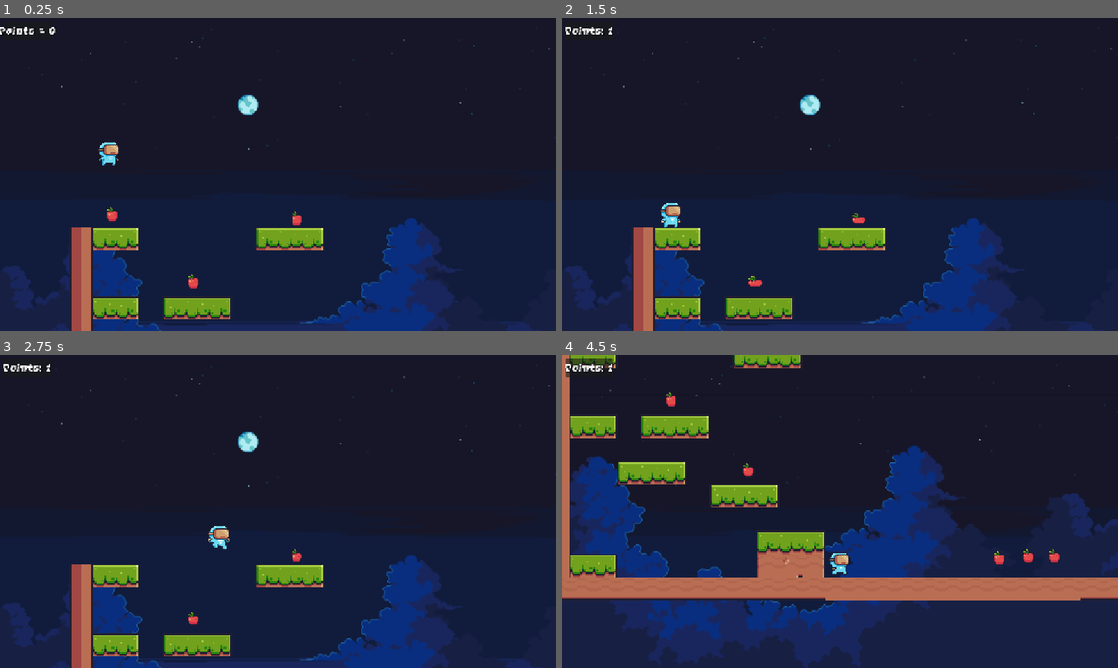
Above: before the commit, frames 1-4 (two rows, left to right).
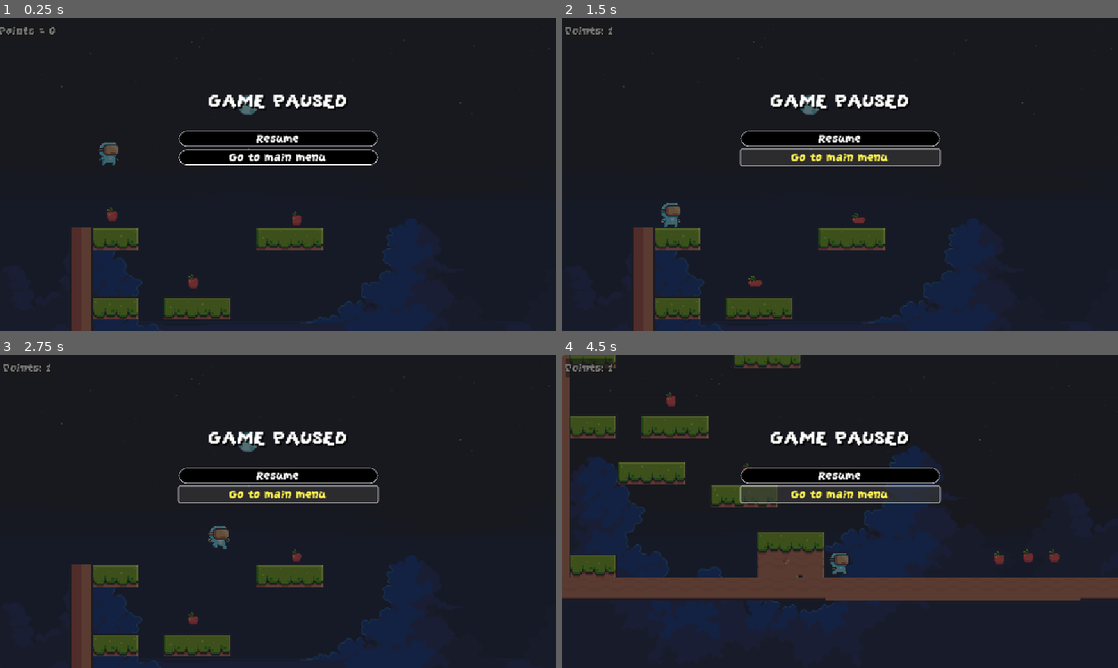
Above: after the commit, the same moments.

Repository: qujimin/Year12GamePulseRush
Game: Godot game, scene res://level_1/level_1.tscn
Two runs of this game, one before a commit and one after it. Both use one fixed random seed, a clock stepped at 60 frames per second and the inputs below. This scene is started directly instead of the project's main scene.
Inputs (mouse positions are in pixels of both pictures, inside the frame that each line leads up to):
- Up to frame 1 (0.25 s): no input
- Up to frame 2 (1.5 s): click (840, 136) at 0.5 s, where only the run after the commit has a clickable "Resume"; click (840, 155) at 1.25 s, where only the run after the commit has a clickable "Go to main menu"
- Up to frame 3 (2.75 s): hold D (right) from 2.03 s (still down); tap W (jump) at 2.1, 2.27, 2.57 s
- Up to frame 4 (4.5 s): tap Shift (dash) at 2.85 s; tap W (jump) at 3.02, 3.05, 3.32, 3.8 s; release D (right) at 3.53 s; hold A (left) 3.53-4.28 s; hold E (latch) 3.53-4.28 s; hold D (right) from 4.28 s (still down); tap R (roll) at 4.35 s

The runs differ from the first frame. In frame 1, 19% of the frame differs, in the area x 0-100%, y 2-100%; in frame 2, 18%; in frame 3, 18%; in frame 4, 52%, in the area x 0-100%, y 0-100%.

Commit message:
level_1_v10.4

Diff:
--- a/characters/main_character.tscn
+++ b/characters/main_character.tscn
@@ -343,7 +343,7 @@
 [node name="PlayerSprite" type="AnimatedSprite2D" parent="."]
 texture_filter = 1
 sprite_frames = SubResource("SpriteFrames_uvl38")
-animation = &"idle"
+animation = &"jump"
 autoplay = "idle"
 
 [node name="PlayerCollider" type="CollisionShape2D" parent="."]
--- a/level_1/level_1.tscn
+++ b/level_1/level_1.tscn
@@ -7,6 +7,7 @@
 [ext_resource type="Script" uid="uid://djwblistbsi8e" path="res://level_1/game_manager.gd" id="5_3ockh"]
 [ext_resource type="PackedScene" uid="uid://bwmmjl6dp7auo" path="res://level_1/finish.tscn" id="6_u1mx0"]
 [ext_resource type="FontFile" uid="uid://dq5tf0bkavhnn" path="res://menu_scene/fonts/GrapeSoda.ttf" id="7_kwhby"]
+[ext_resource type="Script" uid="uid://v5m74ltmqb43" path="res://level_1/pause.gd" id="8_6qdp0"]
 [ext_resource type="Texture2D" uid="uid://dqsudwj7fenyj" path="res://backgrounds/free-sky-with-clouds-background-pixel-art-set/Clouds/Clouds 3/1.png" id="8_rqqjs"]
 [ext_resource type="Texture2D" uid="uid://dee4k8xg5bqm5" path="res://backgrounds/free-sky-with-clouds-background-pixel-art-set/Clouds/Clouds 3/2.png" id="9_6qdp0"]
 [ext_resource type="Texture2D" uid="uid://beml5akwebor8" path="res://backgrounds/free-sky-with-clouds-background-pixel-art-set/Clouds/Clouds 3/3.png" id="10_kc2v0"]
@@ -306,6 +307,30 @@
 physics_layer_0/collision_layer = 1
 sources/0 = SubResource("TileSetAtlasSource_ihfcg")
 
+[sub_resource type="StyleBoxFlat" id="StyleBoxFlat_kc2v0"]
+bg_color = Color(0, 0, 0, 1)
+border_width_left = 3
+border_width_top = 3
+border_width_right = 3
+border_width_bottom = 3
+border_color = Color(1, 1, 1, 1)
+corner_detail = 20
+shadow_size = 5
+
+[sub_resource type="StyleBoxFlat" id="StyleBoxFlat_r8kyd"]
+bg_color = Color(0, 0, 0, 1)
+border_width_left = 1
+border_width_top = 1
+border_width_right = 1
+border_width_bottom = 1
+border_color = Color(1, 1, 1, 1)
+corner_radius_top_left = 16
+corner_radius_top_right = 16
+corner_radius_bottom_right = 16
+corner_radius_bottom_left = 16
+corner_detail = 20
+shadow_offset = Vector2(5, 3.4)
+
 [node name="Node" type="Node"]
 
 [node name="GameManager" type="Node" parent="."]
@@ -377,15 +402,15 @@
 [node name="Finish" parent="SceneObjects" instance=ExtResource("6_u1mx0")]
 position = Vector2(1164, 421)
 
-[node name="CanvasLayer" type="CanvasLayer" parent="."]
-
-[node name="Panel" type="Panel" parent="CanvasLayer"]
+[node name="UI" type="CanvasLayer" parent="."]
+
+[node name="Panel" type="Panel" parent="UI"]
 offset_left = 7.0
 offset_top = 6.0
 offset_right = 105.0
 offset_bottom = 46.0
 
-[node name="PointsLabel" type="Label" parent="CanvasLayer/Panel"]
+[node name="PointsLabel" type="Label" parent="UI/Panel"]
 unique_name_in_owner = true
 texture_filter = 1
 layout_mode = 1
@@ -401,6 +426,71 @@
 horizontal_alignment = 1
 vertical_alignment = 1
 
+[node name="Pause" type="Node" parent="UI"]
+script = ExtResource("8_6qdp0")
+
+[node name="PausePanel" type="Panel" parent="UI/Pause"]
+anchors_preset = 15
+anchor_right = 1.0
+anchor_bottom = 1.0
+grow_horizontal = 2
+grow_vertical = 2
+
+[node name="Label" type="Label" parent="UI/Pause/PausePanel"]
+layout_mode = 1
+anchors_preset = 8
+anchor_left = 0.5
+anchor_top = 0.5
+anchor_right = 0.5
+anchor_bottom = 0.5
+offset_left = -144.0
+offset_top = -179.0
+offset_right = 144.0
+offset_bottom = -128.0
+grow_horizontal = 2
+grow_vertical = 2
+theme_override_colors/font_shadow_color = Color(0, 0, 0, 1)
+theme_override_constants/shadow_offset_x = 3
+theme_override_constants/shadow_offset_y = 3
+theme_override_fonts/font = ExtResource("7_kwhby")
+theme_override_font_sizes/font_size = 50
+text = "GAME PAUSED"
+
+[node name="VBoxContainer" type="VBoxContainer" parent="UI/Pause/PausePanel"]
+layout_mode = 1
+anchors_preset = 8
+anchor_left = 0.5
+anchor_top = 0.5
+anchor_right = 0.5
+anchor_bottom = 0.5
+offset_left = -206.0
+offset_top = -91.5
+offset_right = 206.0
+offset_bottom = 91.5
+grow_horizontal = 2
+grow_vertical = 2
+theme_override_constants/separation = 7
+
+[node name="Button" type="Button" parent="UI/Pause/PausePanel/VBoxContainer"]
+layout_mode = 2
+theme_override_colors/font_hover_color = Color(1, 0.956863, 0.309804, 1)
+theme_override_colors/font_color = Color(1, 1, 1, 1)
+theme_override_fonts/font = ExtResource("7_kwhby")
+theme_override_font_sizes/font_size = 30
+theme_override_styles/hover_mirrored = SubResource("StyleBoxFlat_kc2v0")
+theme_override_styles/normal = SubResource("StyleBoxFlat_r8kyd")
+text = "Resume"
+
+[node name="Button2" type="Button" parent="UI/Pause/PausePanel/VBoxContainer"]
+layout_mode = 2
+theme_override_colors/font_hover_color = Color(1, 0.956863, 0.309804, 1)
+theme_override_colors/font_color = Color(1, 1, 1, 1)
+theme_override_fonts/font = ExtResource("7_kwhby")
+theme_override_font_sizes/font_size = 30
+theme_override_styles/hover_mirrored = SubResource("StyleBoxFlat_kc2v0")
+theme_override_styles/normal = SubResource("StyleBoxFlat_r8kyd")
+text = "Go to main menu"
+
 [node name="ParallaxBackground" type="ParallaxBackground" parent="."]
 
 [node name="ParallaxLayer" type="ParallaxLayer" parent="ParallaxBackground"]
--- /dev/null
+++ b/level_1/pause.gd
@@ -0,0 +1,11 @@
+extends Node
+
+
+# Called when the node enters the scene tree for the first time.
+func _ready() -> void:
+	pass # Replace with function body.
+
+
+# Called every frame. 'delta' is the elapsed time since the previous frame.
+func _process(delta: float) -> void:
+	var esc_pressed = Input.is_action_just_pressed("pause")
--- a/project.godot
+++ b/project.godot
@@ -28,17 +28,19 @@
 left={
 "deadzone": 0.2,
 "events": [Object(InputEventKey,"resource_local_to_scene":false,"resource_name":"","device":-1,"window_id":0,"alt_press …(191 unchanged characters)…
+, Object(InputEventKey,"resource_local_to_scene":false,"resource_name":"","device":-1,"window_id":0,"alt_pressed":false,"shift_pressed":false,"ctrl_pressed":false,"meta_pressed":false,"pressed":false,"keycode":0,"physical_keycode":4194319,"key_label":0,"unicode":0,"location":0,"echo":false,"script":null)
 ]
 }
 right={
 "deadzone": 0.2,
 "events": [Object(InputEventKey,"resource_local_to_scene":false,"resource_name":"","device":-1,"window_id":0,"alt_press …(192 unchanged characters)…
+, Object(InputEventKey,"resource_local_to_scene":false,"resource_name":"","device":-1,"window_id":0,"alt_pressed":false,"shift_pressed":false,"ctrl_pressed":false,"meta_pressed":false,"pressed":false,"keycode":0,"physical_keycode":4194321,"key_label":0,"unicode":0,"location":0,"echo":false,"script":null)
 ]
 }
 jump={
 "deadzone": 0.2,
 "events": [Object(InputEventKey,"resource_local_to_scene":false,"resource_name":"","device":-1,"window_id":0,"alt_press …(192 unchanged characters)…
-, Object(InputEventKey,"resource_local_to_scene":false,"reso …(131 unchanged characters)… d":false,"keycode":0,"physical_keycode":32,"key_label":0,"unicode":32,"location":0,"echo":false,"script":null)
+, Object(InputEventKey,"resource_local_to_scene":false,"reso …(131 unchanged characters)… d":false,"keycode":0,"physical_keycode":4194320,"key_label":0,"unicode":0,"location":0,"echo":false,"script":null)
 ]
 }
 dash={
Not shown: 1 places in level_1/level_1.tscn that only renumber resources
Not shown, added: level_1/pause.gd.uid
